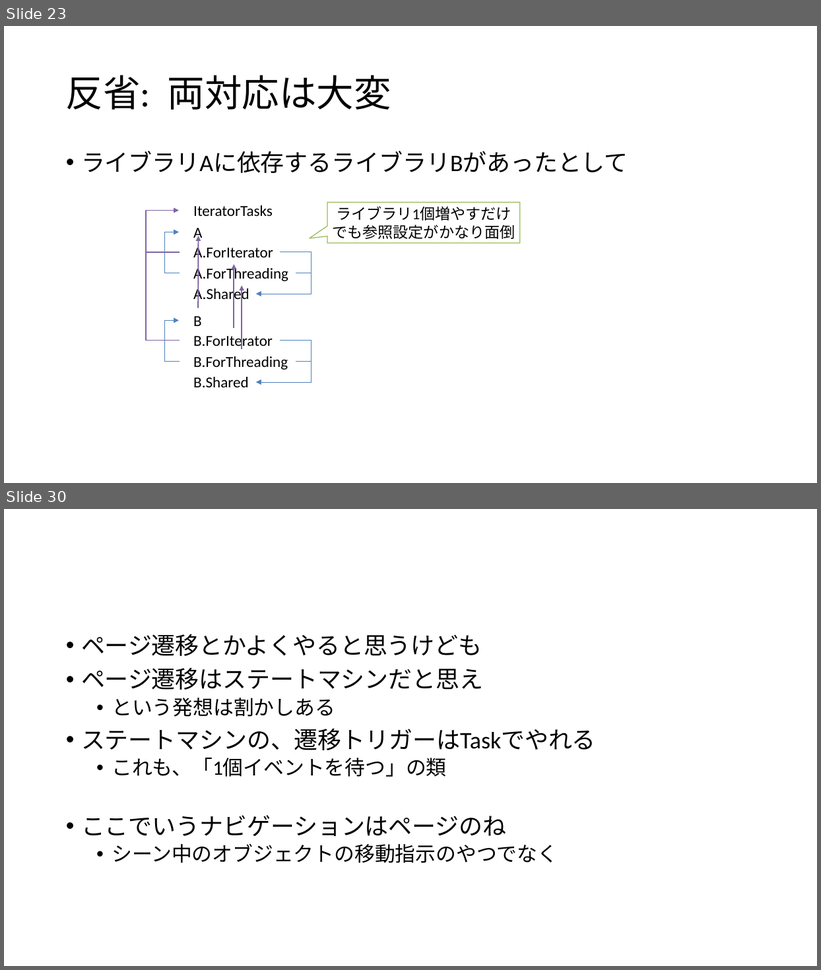
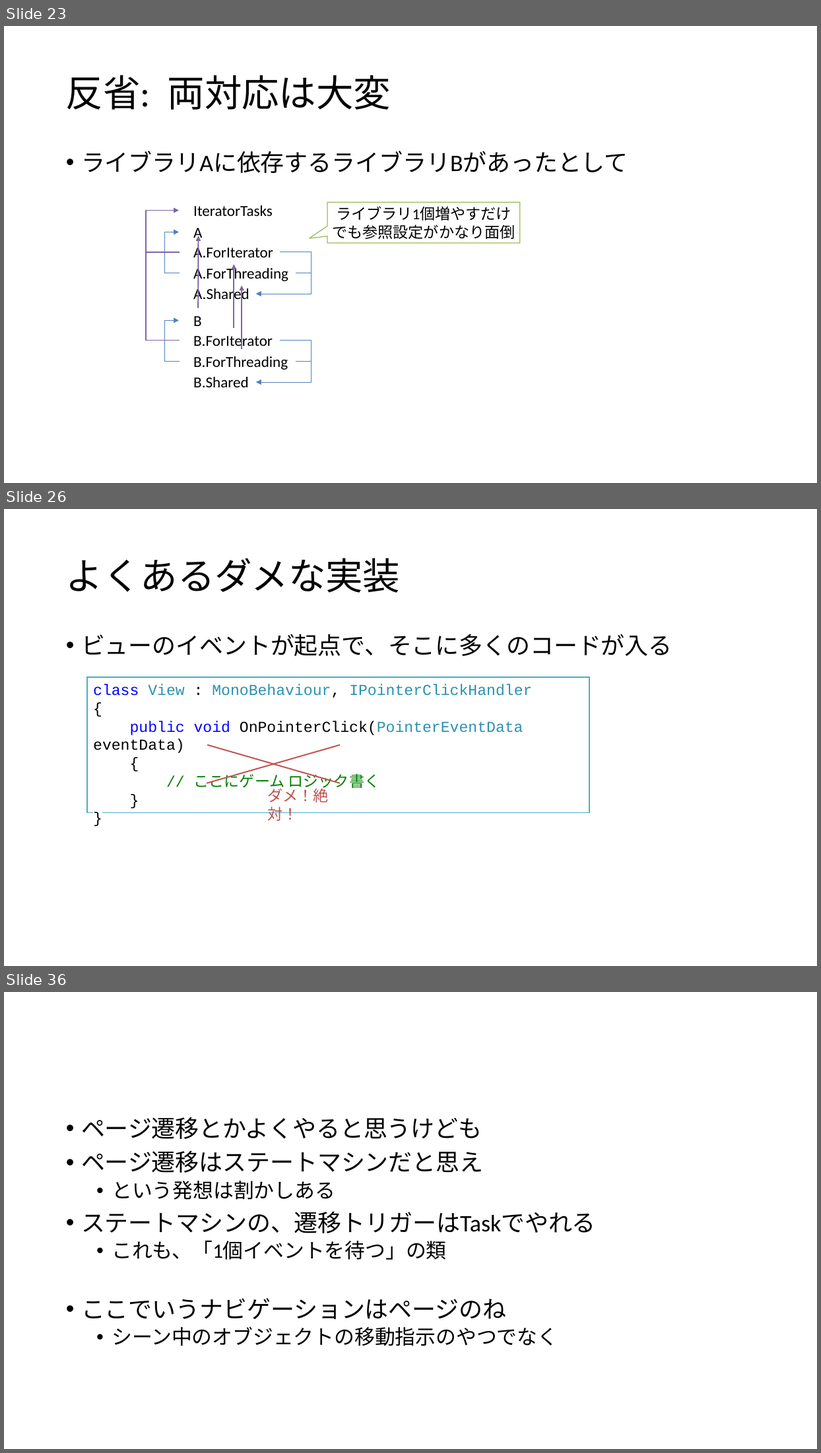
Before and after one commit to ppcuni/UnityCsharp20150321, a slide deck: doc/自社フレームワーク.pptx. Shown one above the other, each under a label of ours: slides 23 and 30 before the commit, slides 23, 26 and 36 after it; the slides between them are not shown. The pictures are 821x970 and 821x1453 pixels, drawn with LibreOffice and Linux fonts; fonts in the diff are those of the drawing; background and template pictures are left out. Boxes give left, top, right and bottom in pixels: in the first picture for what was removed or moved away, otherwise in the second. Text is boxed around its words. In the diff, an @@ line names an element or a change of style, - is before the commit and + after.

```diff
--- a/doc/自社フレームワーク.pptx
+++ b/doc/自社フレームワーク.pptx
@@ slide 26 added at (x1=4, y1=509, x2=817, y2=966), background #FFFFFF @@
@@ title added at (x1=66, y1=558, x2=400, y2=593), 44 pt, text #000000 @@
+よくあるダメな実装
@@ text added at (x1=81, y1=634, x2=673, y2=656), 28 pt, text #000000 @@
+• ビューのイベントが起点で、そこに多くのコードが入る
@@ rectangle added at (x1=87, y1=677, x2=589, y2=813), fill #FFFFFF, outline #4BACC6 1 pt, 18 pt, text #2B91AF @@
+class View : MonoBehaviour, IPointerClickHandler
+{
+public void OnPointerClick(PointerEventData eventData)
+{
+// ここにゲーム ロジック書く
+}
+}
@@ line added from (207, 784) to (340, 745), #C0504D 1.5 pt @@
@@ line added from (208, 745) to (340, 784), #C0504D 1.5 pt @@
@@ text added at (x1=268, y1=786, x2=329, y2=821), 18 pt, text #C0504D @@
+ダメ！絶対！
@@ what was slide 30 is now slide 36 @@
```
Also in this commit, not shown: 2 slides changed, 10 other slides added, 5 slides removed.
